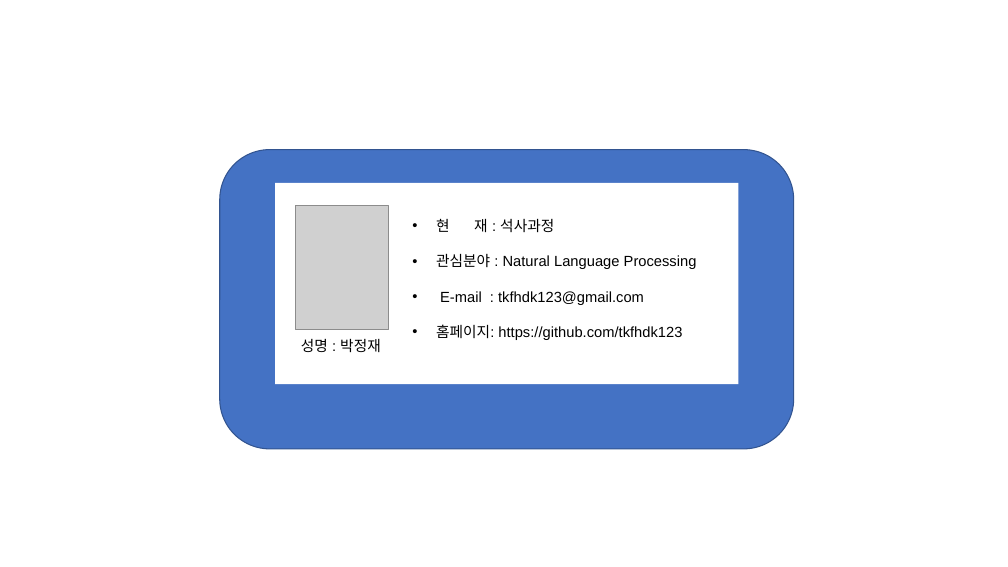
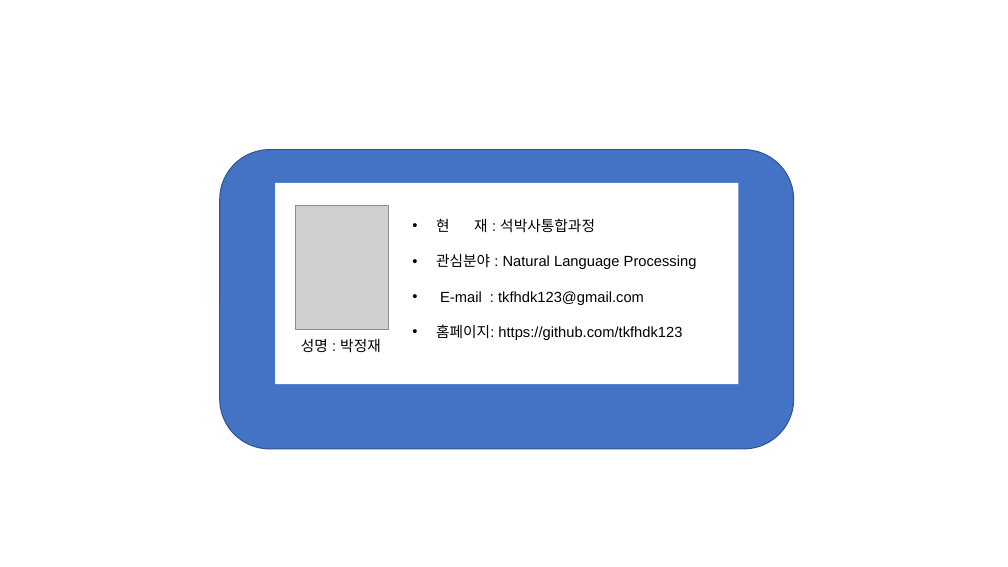
Before and after one commit to NLPlab-skku/NLPlab-skku.github.io, a slide deck: slide 1 of assets/members/member_pjj.pptx. Drawn at 1008x567 pixels with LibreOffice and Linux fonts; fonts in the diff are those of the drawing; grey boxes stand for pictures. Boxes give left, top, right and bottom in pixels: in the first picture for what was removed or moved away, otherwise in the second. Text is boxed around its words. In the diff, an @@ line names an element or a change of style, - is before the commit and + after.

```diff
--- a/assets/members/member_pjj.pptx
+++ b/assets/members/member_pjj.pptx
@@ text at [436, 218, 595, 232]: text changed @@
-• 현 재 : 석사과정
+• 현 재 : 석박사통합과정
```
Also in this commit, not shown: 4 other files.
